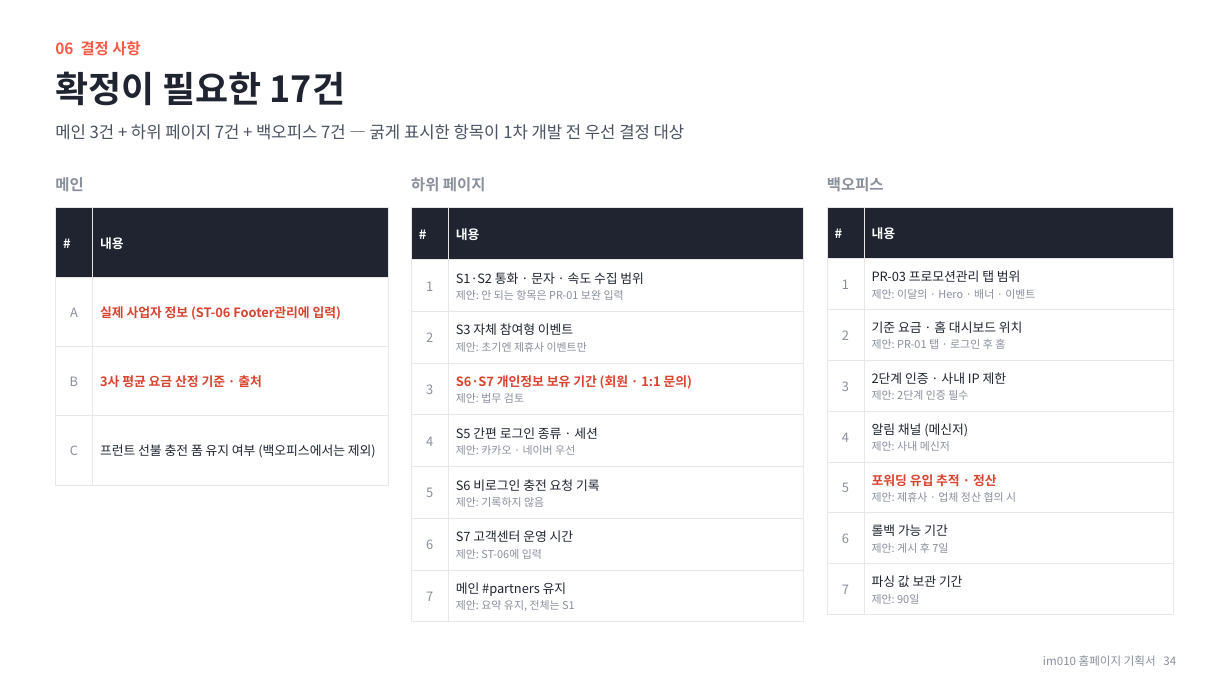
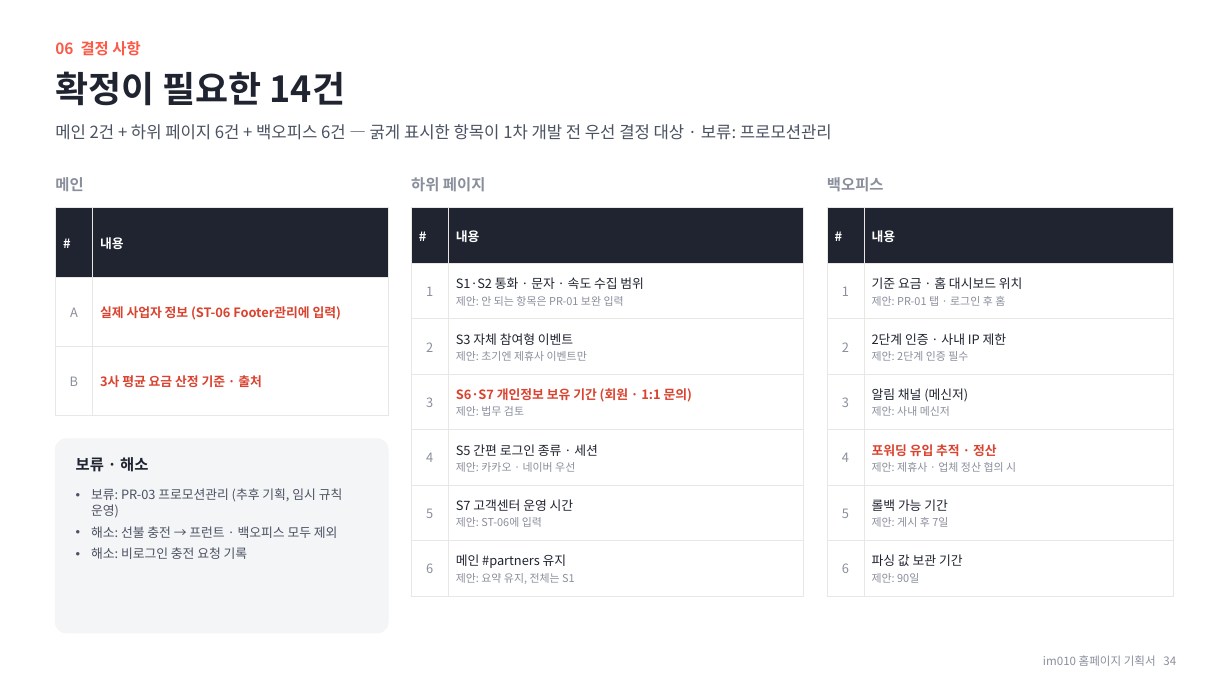
Before and after one commit to chlee-oss/im010, a slide deck: slide 34 of im010_기획서.pptx. Drawn at 1232x693 pixels with LibreOffice and Linux fonts; fonts in the diff are those of the drawing. Boxes give left, top, right and bottom in pixels: in the first picture for what was removed or moved away, otherwise in the second. Text is boxed around its words. In the diff, an @@ line names an element or a change of style, - is before the commit and + after.

```diff
--- a/im010_기획서.pptx
+++ b/im010_기획서.pptx
@@ text at box(55, 71, 345, 106): text changed @@
-확정이 필요한 17건
+확정이 필요한 14건
@@ text at box(55, 124, 832, 140): text changed @@
-메인 3건 + 하위 페이지 7건 + 백오피스 7건 — 굵게 표시한 항목이 1차 개발 전 우선 결정 대상
+메인 2건 + 하위 페이지 6건 + 백오피스 6건 — 굵게 표시한 항목이 1차 개발 전 우선 결정 대상 · 보류: 프로모션관리
@@ table at box(55, 208, 388, 391) @@
-row 4: C | 프런트 선불 충전 폼 유지 여부 (백오피스에서는 제외)
@@ table at box(411, 208, 804, 588) @@
-row 6: 5 | S6 비로그인 충전 요청 기록 / 제안: 기록하지 않음
-row 7: 6 | S7 고객센터 운영 시간 / 제안: ST-06에 입력
-row 8: 7 | 메인 #partners 유지 / 제안: 요약 유지, 전체는 S1
+row 6: 5 | S7 고객센터 운영 시간 / 제안: ST-06에 입력
+row 7: 6 | 메인 #partners 유지 / 제안: 요약 유지, 전체는 S1
@@ table at box(827, 208, 1174, 587) @@
-row 2: 1 | PR-03 프로모션관리 탭 범위 / 제안: 이달의 · Hero · 배너 · 이벤트
-row 3: 2 | 기준 요금 · 홈 대시보드 위치 / 제안: PR-01 탭 · 로그인 후 홈
-row 4: 3 | 2단계 인증 · 사내 IP 제한 / 제안: 2단계 인증 필수
-row 5: 4 | 알림 채널 (메신저) / 제안: 사내 메신저
-row 6: 5 | 포워딩 유입 추적 · 정산 / 제안: 제휴사 · 업체 정산 협의 시
-row 7: 6 | 롤백 가능 기간 / 제안: 게시 후 7일
-row 8: 7 | 파싱 값 보관 기간 / 제안: 90일
+row 2: 1 | 기준 요금 · 홈 대시보드 위치 / 제안: PR-01 탭 · 로그인 후 홈
+row 3: 2 | 2단계 인증 · 사내 IP 제한 / 제안: 2단계 인증 필수
+row 4: 3 | 알림 채널 (메신저) / 제안: 사내 메신저
+row 5: 4 | 포워딩 유입 추적 · 정산 / 제안: 제휴사 · 업체 정산 협의 시
+row 6: 5 | 롤백 가능 기간 / 제안: 게시 후 7일
+row 7: 6 | 파싱 값 보관 기간 / 제안: 90일
@@ rounded rectangle added at box(55, 439, 388, 633), fill #F4F5F7, outline #F4F5F7 0.75 pt @@
@@ text added at box(76, 457, 148, 472), 12 pt, text #1F2430, bold @@
+보류 · 해소
@@ text added at box(91, 488, 343, 559), 10 pt, text #4B5262 @@
+• 보류: PR-03 프로모션관리 (추후 기획, 임시 규칙 운영)
+• 해소: 선불 충전 → 프런트 · 백오피스 모두 제외
+• 해소: 비로그인 충전 요청 기록
```
Also in this commit, not shown: 14 other slides changed, 1 slide added, 1 slide removed, 3 other files.
